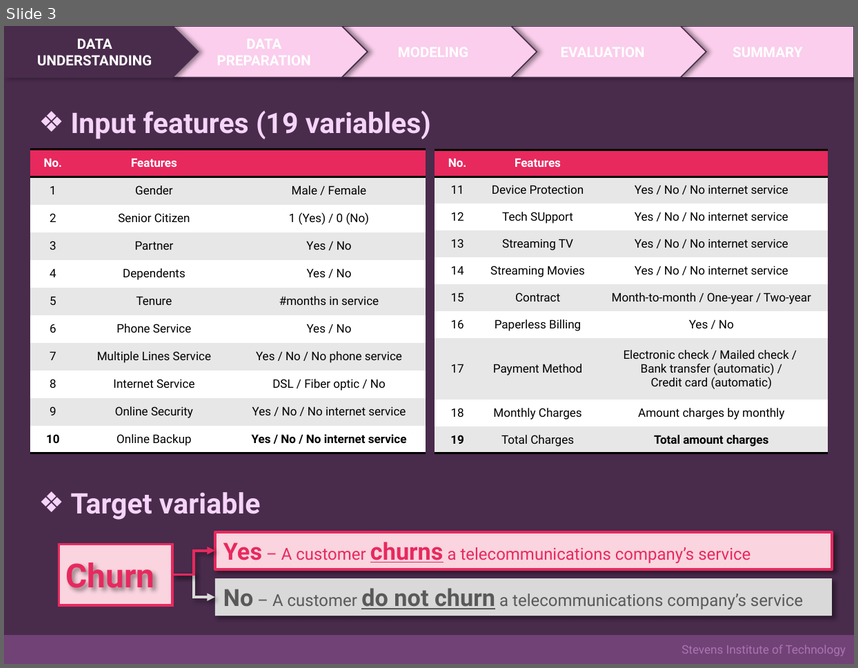
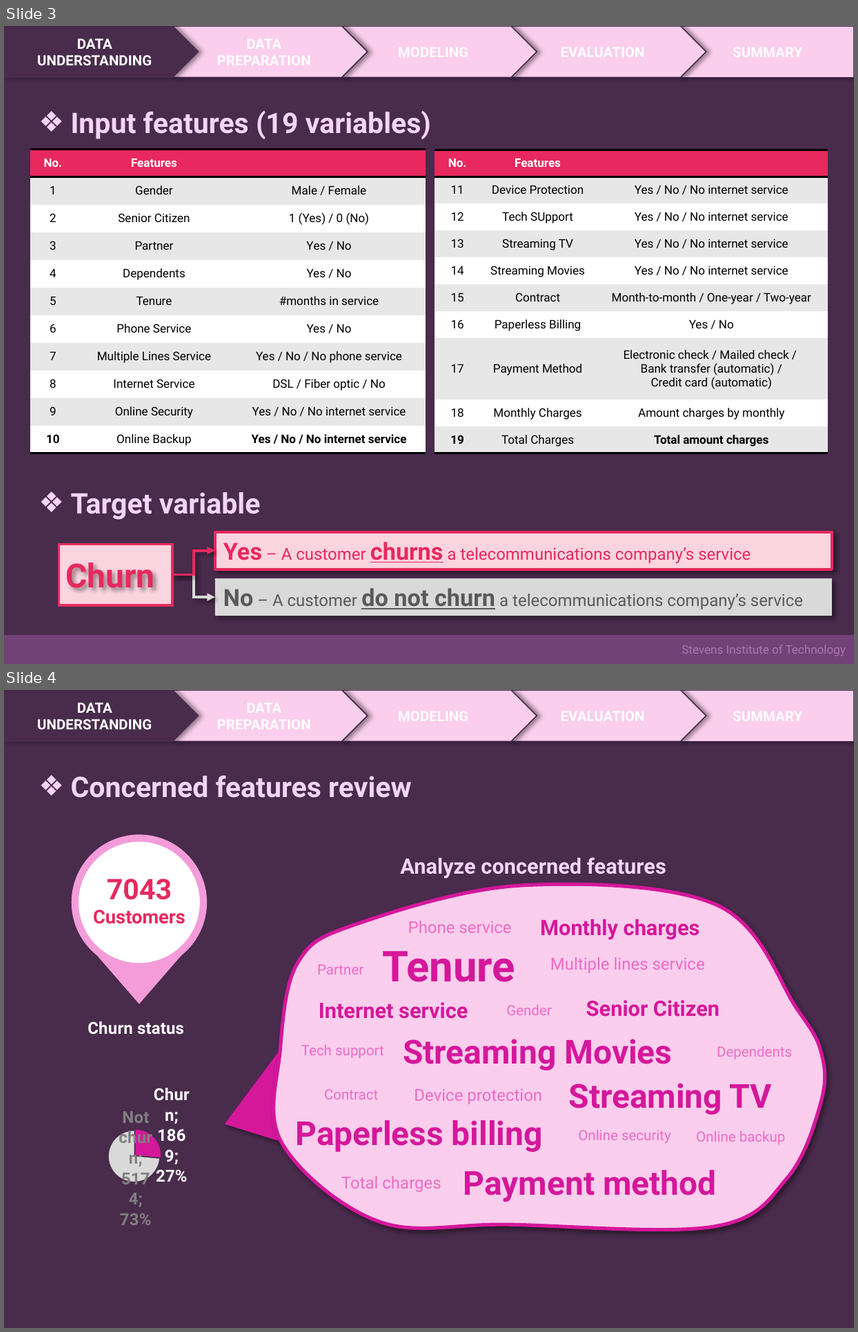
Before and after one commit to ohmthanap/Telecom-Customer-Churn-Predictions, a slide deck: PPT_Churn-Predictions-Telecom-Customer.pptx. Shown one above the other, each under a label of ours: slide 3 before the commit, slides 3 and 4 after it. The pictures are 858x668 and 858x1332 pixels, drawn with LibreOffice and Linux fonts; fonts in the diff are those of the drawing. Boxes give left, top, right and bottom in pixels: in the first picture for what was removed or moved away, otherwise in the second. Text is boxed around its words. In the diff, an @@ line names an element or a change of style, - is before the commit and + after.

```diff
--- a/PPT_Churn-Predictions-Telecom-Customer.pptx
+++ b/PPT_Churn-Predictions-Telecom-Customer.pptx
@@ slide 4 added at bbox=[4, 690, 854, 1328], background #2E1B30; not listed: 1 template element that a slide beside it also shows @@
@@ pentagon arrow added at bbox=[4, 690, 198, 742], fill #492B4C, outline #492B4C 1 pt, 12 pt, text #FFFFFF, bold @@
+DATA
+UNDERSTANDING
@@ pentagon arrow added at bbox=[173, 690, 367, 742], fill #FACEEC, outline #492B4C 1 pt @@
@@ pentagon arrow added at bbox=[342, 690, 536, 742], fill #FACEEC, outline #492B4C 1 pt @@
@@ pentagon arrow added at bbox=[513, 690, 706, 742], fill #FACEEC, outline #492B4C 1 pt @@
@@ rectangle added at bbox=[682, 690, 854, 742], fill #FACEEC, outline #492B4C 1 pt @@
@@ text added at bbox=[71, 776, 412, 798], 24 pt, text #F6D4FA, bold @@
+❖ Concerned features review
@@ ellipse added at bbox=[74, 838, 203, 966], fill #FFFFFF, outline #F49CD9 6 pt @@
@@ text added at bbox=[400, 857, 666, 878], 18 pt, text #F6D4FA, bold @@
+Analyze concerned features
@@ text added at bbox=[93, 878, 185, 924], 16 pt, text #E7295E, bold @@
+7043
+Customers
@@ freeform shape added at bbox=[274, 884, 825, 1229], fill #FACEEC, outline #D5179B 3 pt @@
@@ text added at bbox=[408, 920, 512, 933], 14 pt, text #EF6BC7 @@
+Phone service
@@ text added at bbox=[540, 919, 700, 940], 18 pt, text #D5179B, bold @@
+Monthly charges
@@ triangle added at bbox=[83, 939, 195, 1004], fill #F49CD9 @@
@@ text added at bbox=[382, 951, 515, 982], 36 pt, text #D5179B, bold @@
+Tenure
@@ text added at bbox=[550, 957, 705, 973], 14 pt, text #EF6BC7 @@
+Multiple lines service
@@ text added at bbox=[317, 964, 363, 974], 12 pt, text #EF6BC7 @@
+Partner
@@ text added at bbox=[586, 1000, 720, 1016], 18 pt, text #D5179B, bold @@
+Senior Citizen
@@ pie chart added at bbox=[30, 1004, 242, 1229] @@
+title "Churn status"
+categories: Churn, Not churn
+Churn status: 1869, 5174
@@ text added at bbox=[319, 1002, 468, 1018], 18 pt, text #D5179B, bold @@
+Internet service
@@ text added at bbox=[506, 1005, 551, 1015], 12 pt, text #EF6BC7 @@
+Gender
@@ text added at bbox=[403, 1038, 672, 1070], 28 pt, text #D5179B, bold @@
+Streaming Movies
@@ triangle added at bbox=[225, 1045, 283, 1142], fill #D5179B @@
@@ text added at bbox=[301, 1045, 384, 1058], 12 pt, text #EF6BC7 @@
+Tech support
@@ text added at bbox=[717, 1046, 792, 1059], 12 pt, text #EF6BC7 @@
+Dependents
@@ text added at bbox=[569, 1083, 772, 1114], 28 pt, text #D5179B, bold @@
+Streaming TV
@@ text added at bbox=[324, 1089, 378, 1099], 12 pt, text #EF6BC7 @@
+Contract
@@ text added at bbox=[414, 1089, 542, 1104], 14 pt, text #EF6BC7 @@
+Device protection
@@ text added at bbox=[295, 1120, 543, 1152], 28 pt, text #D5179B, bold @@
+Paperless billing
@@ text added at bbox=[578, 1130, 671, 1143], 12 pt, text #EF6BC7 @@
+Online security
@@ text added at bbox=[696, 1131, 786, 1144], 12 pt, text #EF6BC7 @@
+Online backup
@@ text added at bbox=[341, 1176, 441, 1192], 14 pt, text #EF6BC7 @@
+Total charges
@@ text added at bbox=[464, 1170, 716, 1201], 28 pt, text #D5179B, bold @@
+Payment method
```
Also in this commit, not shown: 2 slides changed, 3 other files.
